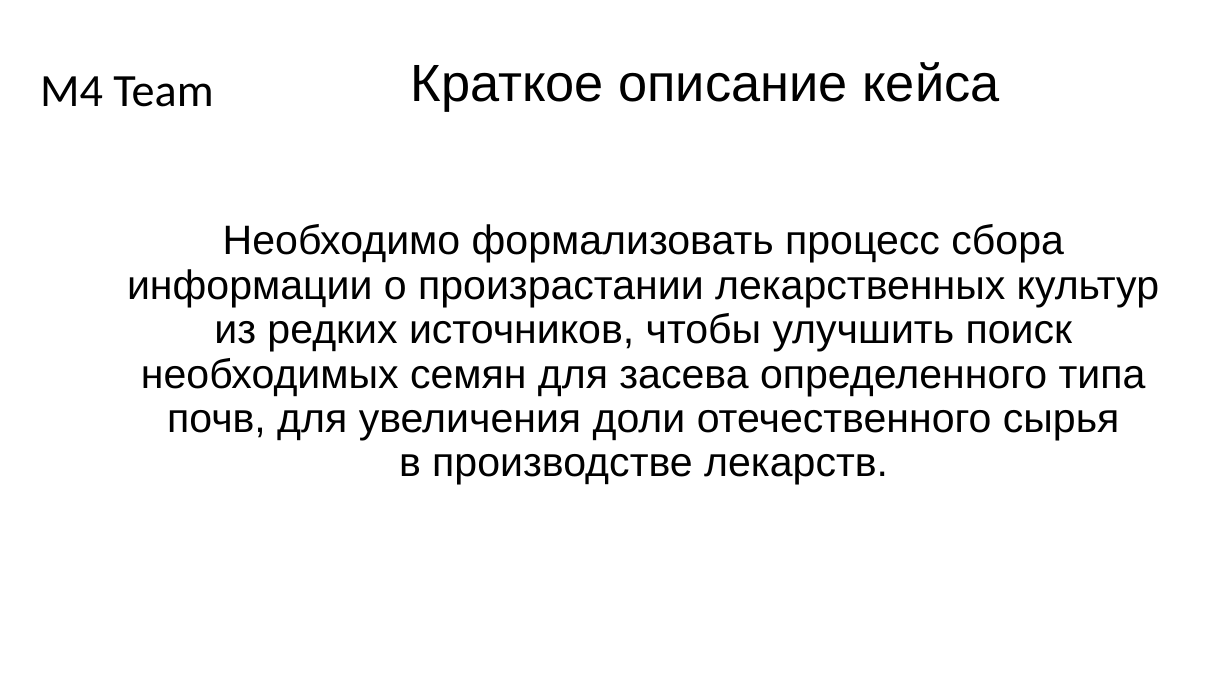
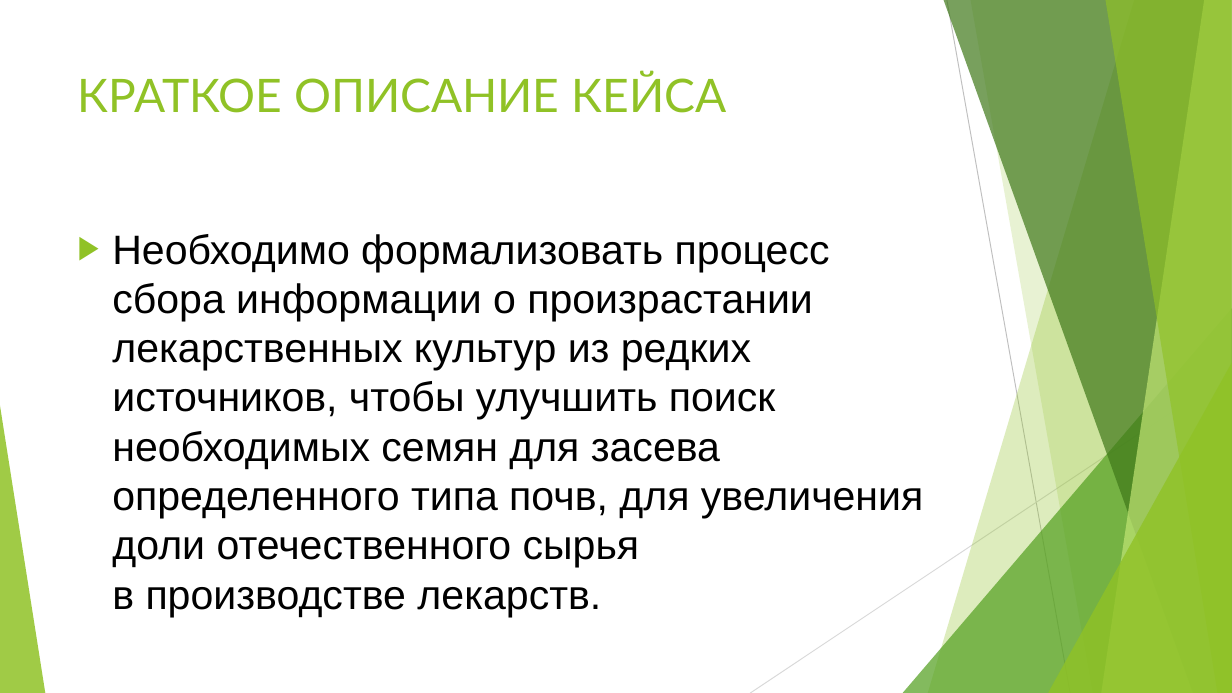
Before and after one commit to MikhailDemin/pet_projects, a slide deck: slide 4 of M4_Team_case_solution/result/M4_Team_final.pptx. Drawn at 1232x693 pixels with LibreOffice and Linux fonts; fonts in the diff are those of the drawing. Boxes give left, top, right and bottom in pixels: in the first picture for what was removed or moved away, otherwise in the second. Text is boxed around its words. In the diff, an @@ line names an element or a change of style, - is before the commit and + after.

```diff
--- a/M4_Team_case_solution/result/M4_Team_final.pptx
+++ b/M4_Team_case_solution/result/M4_Team_final.pptx
@@ subtitle removed at (40,76,213,107) @@
-M4 Team
@@ title at (78,72,726,113): text changed; size 40.8 to 36 pt; font Arial to Lato; text colour #000000 to #90C226 @@
-Краткое описание кейса
+КРАТКОЕ ОПИСАНИЕ КЕЙСА
@@ text "Необходимо формализовать процесс сбора информации ...": place and size @@
-text "Необходимо формализовать процесс сбора информации ..." at (127,224,1159,485)
+text "Необходимо формализовать процесс сбора информации ..." at (112,234,923,617)
@@ text "Необходимо формализовать процесс сбора информации ..." at (112,234,923,617): alignment centre to left; bullet none to ▶; line spacing 0.9 to 1; more space between paragraphs; vertical alignment bottom to top @@
@@ group added at (0,0,1232,693): 5 freeform shapes, 3 triangles, 2 lines @@
```
Also in this commit, not shown: 8 other slides changed, 1 slide added, 1 other file.
